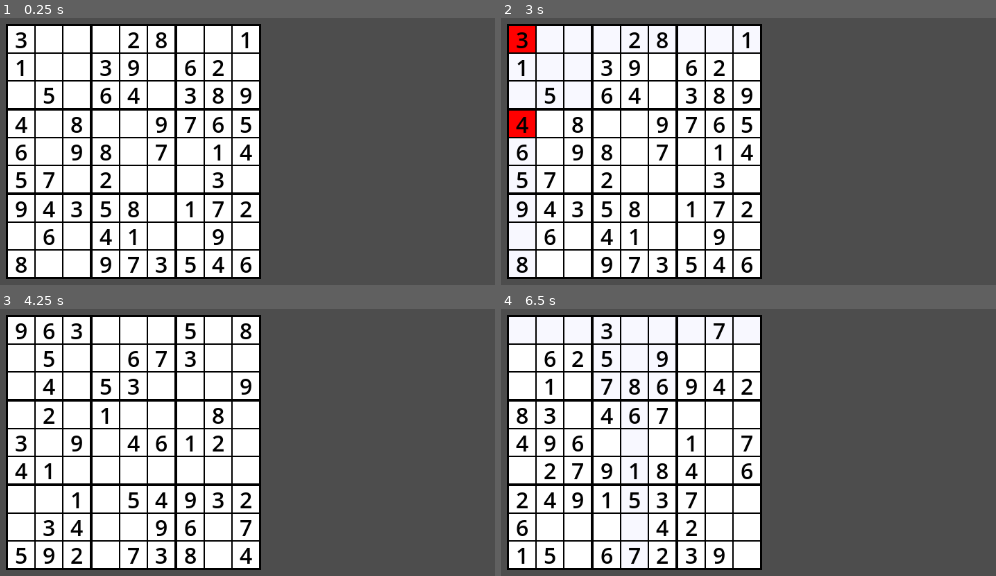
Above: before the commit, frames 1-4 (two rows, left to right).
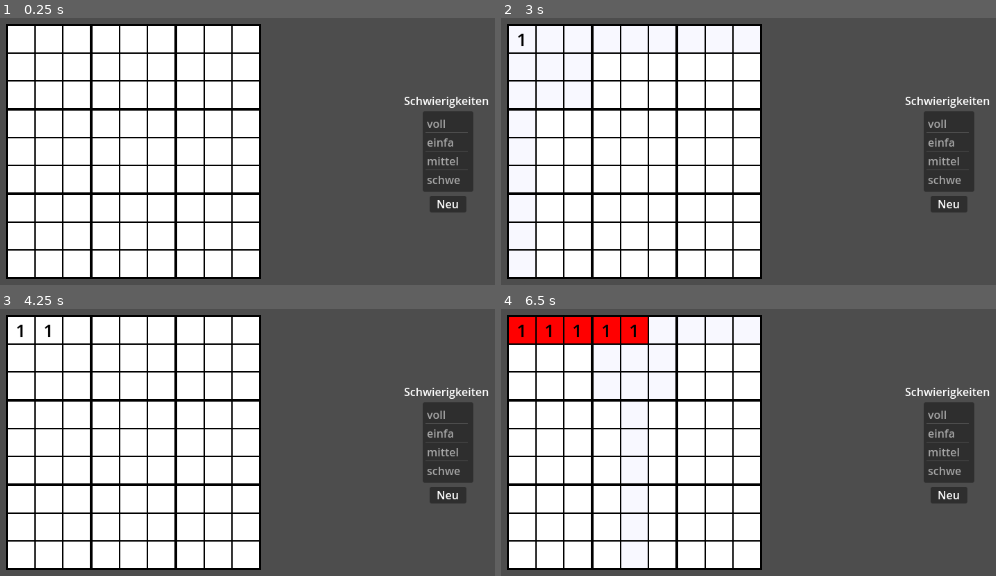
Above: after the commit, the same moments.

Repository: hfred0/Sudoku
Game: Godot game, scene res://main.tscn
Same seed, same stepped clock (60 frames per second), same inputs: the game is played once before the commit and once after it.
Inputs (mouse positions are in pixels of both pictures, inside the frame that each line leads up to):
- Up to frame 1 (0.25 s): no input
- Up to frame 2 (3 s): click (951, 204) at 0.5 s, where only the run after the commit has a clickable "Neu"; click (951, 204) at 1.25 s, where only the run after the commit has a clickable "Neu"; click (951, 204) at 2 s, where only the run after the commit has a clickable "Neu"; tap Enter at 2.75 s; move the mouse to (520, 39) at 2.77 s; hold C (check) from 2.78 s (still down); click (520, 39) at 2.92 s
- Up to frame 3 (4.25 s): tap R (reset) at 3.5 s; move the mouse to (49, 330) at 3.52 s; release C (check) at 3.53 s; tap C (check) at 3.6 s; click (49, 330) at 3.67 s
- Up to frame 4 (6.5 s): tap R (reset) at 4.25, 5, 5.75, 6.4 s; move the mouse to (575, 330) at 4.27 s; hold C (check) 4.28-5.03 s; click (575, 330) at 4.42 s; move the mouse to (604, 330) at 5.02 s; tap C (check) at 5.1 s; click (604, 330) at 5.17 s; move the mouse to (634, 330) at 5.77 s; hold C (check) from 5.78 s (still down); click (634, 330) at 5.92 s

The runs differ from the first frame. In frame 1, 7.5% of the frame differs, in the area x 3-99%, y 5-96%; in frame 2, 8.4%; in frame 3, 6.9%; in frame 4, 9.8%, in the area x 1-99%, y 2-96%.

Commit message:
Add files via upload
Signed-off-by: hfred0 <160284400+hfred0@users.noreply.github.com>

Diff:
--- /dev/null
+++ b/ResetKnopf.gd
@@ -0,0 +1,4 @@
+extends Button
+
+func _on_mouse_exited():
+	release_focus()
--- /dev/null
+++ b/Schwierigkeiten.gd
@@ -0,0 +1,4 @@
+extends ItemList
+
+func _on_mouse_exited():
+	release_focus()
--- a/main.gd
+++ b/main.gd
@@ -1,14 +1,16 @@
 extends Node2D
 
 enum Schwierigkeiten{
+	voll,
 	einfach,
 	mittel,
-	schwer
+	schwer,
+	leet
 }
 
 const FeldGröße = 40
 
-@export var Schwierigkeit:Schwierigkeiten#
+@export var Schwierigkeit:Schwierigkeiten
 var selectFeld:int = -1
 var currentFeld:int = 0
 var FeldGrenze = []
@@ -24,14 +26,19 @@
 var Blöcke = []
 var Knöpfe = []
 
+#irgendein Weg zum Einstellen der Schwierigkeit im Spiel benötigt
 func anzahlFelderBereich():
 	match Schwierigkeit:
 		0:
+			Bereich = [9, 9]
+		1:
 			Bereich = [3, 7]
-		1:
+		2:
 			Bereich = [2, 6]
-		2:
+		3:
 			Bereich = [2, 5]
+		4:
+			Bereich = [0, 0]
 
 #schaut, in welcher Spalte/Zeile/Block sich ein Feld befindet
 func checkSpalte(Feld) -> int:
@@ -257,6 +264,7 @@
 				Knöpfe[i].set_color(Color(1, 0, 0))
 
 func _ready():
+	Schwierigkeit = 4
 	erzeugeSpielbrett()
 	reset()
 	FeldGrenze = FeldGröße / 2 * 9 + Knöpfe[40].position.x
@@ -265,9 +273,14 @@
 
 func _process(_delta):
 	testMaus()
-	if Input.is_action_just_pressed("reset"):
-		reset()
 	for i in range(81):
 		Knöpfe[i].set_color(Color(1, 1, 1))
 	if Input.is_action_pressed("check"):
 		felderMarkieren(selectFeld)
+
+
+func _on_item_list_item_selected(index):
+	Schwierigkeit = index
+
+func _on_button_pressed():
+	reset()
--- a/main.tscn
+++ b/main.tscn
@@ -1,8 +1,56 @@
-[gd_scene load_steps=2 format=3 uid="uid://c4373c8oyc40f"]
+[gd_scene load_steps=4 format=3 uid="uid://c4373c8oyc40f"]
 
 [ext_resource type="Script" path="res://main.gd" id="1_ft2wi"]
+[ext_resource type="Script" path="res://Schwierigkeiten.gd" id="2_t1325"]
+[ext_resource type="Script" path="res://ResetKnopf.gd" id="3_o8y8q"]
 
 [node name="main" type="Node2D"]
 script = ExtResource("1_ft2wi")
+Schwierigkeit = 1
 
 [node name="Camera2D" type="Camera2D" parent="."]
+
+[node name="ItemList" type="ItemList" parent="Camera2D"]
+anchors_preset = -1
+anchor_left = 0.5
+anchor_right = 0.5
+anchor_bottom = 0.5
+offset_left = 417.0
+offset_top = -58.0
+offset_right = 490.0
+offset_bottom = 58.0
+grow_horizontal = 2
+grow_vertical = 2
+auto_height = true
+item_count = 4
+item_0/text = "voll"
+item_1/text = "einfach"
+item_2/text = "mittel"
+item_3/text = "schwer"
+script = ExtResource("2_t1325")
+
+[node name="Label" type="Label" parent="Camera2D"]
+offset_left = 390.0
+offset_top = -85.0
+offset_right = 513.0
+offset_bottom = -62.0
+text = "Schwierigkeiten"
+
+[node name="Button" type="Button" parent="Camera2D"]
+offset_left = 427.0
+offset_top = 64.0
+offset_right = 480.0
+offset_bottom = 88.0
+script = ExtResource("3_o8y8q")
+
+[node name="Label" type="Label" parent="Camera2D/Button"]
+layout_mode = 0
+offset_right = 52.0
+offset_bottom = 23.0
+text = "Neu"
+horizontal_alignment = 1
+
+[connection signal="item_selected" from="Camera2D/ItemList" to="." method="_on_item_list_item_selected"]
+[connection signal="mouse_exited" from="Camera2D/ItemList" to="Camera2D/ItemList" method="_on_mouse_exited"]
+[connection signal="mouse_exited" from="Camera2D/Button" to="Camera2D/Button" method="_on_mouse_exited"]
+[connection signal="pressed" from="Camera2D/Button" to="." method="_on_button_pressed"]
